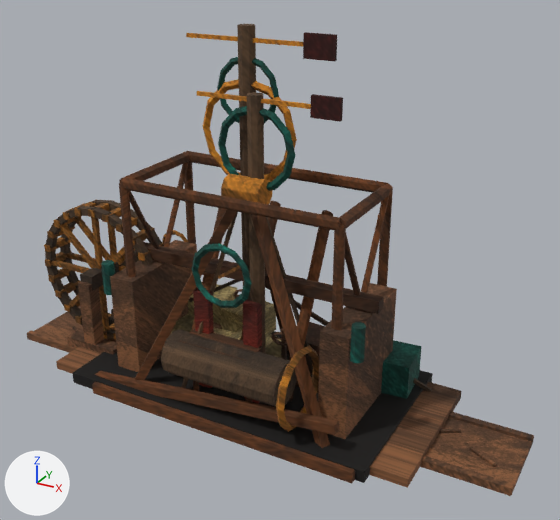
The Blender file pilots/map-rebuild-spike/landmarks/dome-basin/dome-basin-landmarks.blend, before and after one commit.
Camera for both pictures: a camera (50 mm lens) standing at (7.21, -11.92, 8.97) and looking at (0.64, 0.03, 2.99). Arrows for +X, +Y and +Z are at lower left; the lights stay in place. The first picture is the older version.

Names of what the first picture shows: 'ark-yard-scaffold', 'canal-gate-works', 'dust-devil-warning-mast', 'ice-quarry-hoist', 'seed-row-weather-station'.
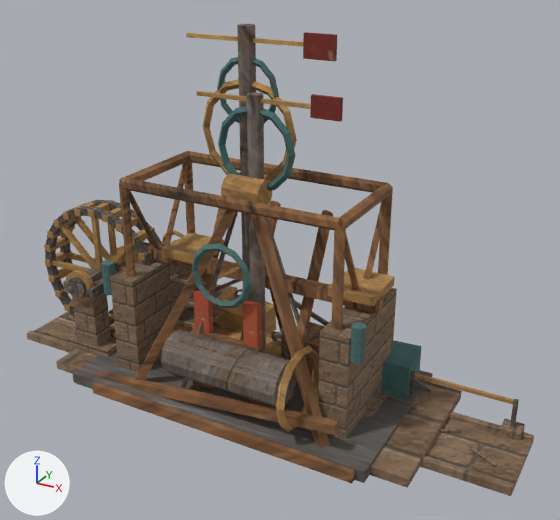
What the commit changed:
Picture 'dome-basin-landmarks-atlas.png' (img_dome_basin_landmarks_atlas_png) is new.
Material 'Dome-BasinLandmarkPackMaterial' (mat_dome_basinlandmarkpackmaterial) changes its picture from img_dome_basinlandmarkatlas to img_dome_basin_landmarks_atlas_png.
me_canal_gate_works_mesh is used by ob_canal_gate_works; location (0.0, 0.0, 0.0).
me_canal_gate_works_mesh had 1288 vertices, 878 faces and spanned x -5.6..5.6, y -1.55..1.55, z 0.0..3.61.
me_canal_gate_works_mesh now has 1736 vertices, 1186 faces and spans x -5.6..5.6, y -1.55..1.55, z 0.0..3.61.
me_canal_gate_works_mesh part 1: a new loose piece, a box spanning x -4.31..-3.09, y -0.93..-0.36, z 0.11..0.41, in mat_dome_basinlandmarkpackmaterial (picture img_dome_basin_landmarks_atlas_png).
me_canal_gate_works_mesh part 2: a new loose piece, a box spanning x -3.99..-3.41, y -0.88..-0.42, z 0.33..1.75, in mat_dome_basinlandmarkpackmaterial (picture img_dome_basin_landmarks_atlas_png).
me_canal_gate_works_mesh part 3: a new loose piece, a box spanning x -4.1..-3.31, y -0.97..-0.32, z 1.65..1.87, in mat_dome_basinlandmarkpackmaterial (picture img_dome_basin_landmarks_atlas_png).
me_canal_gate_works_mesh part 4: a new loose piece, a 16-sided cylinder along y spanning x -4.05..-3.35, y -0.95..-0.83, z 1.48..2.18, in mat_dome_basinlandmarkpackmaterial (picture img_dome_basin_landmarks_atlas_png).
me_canal_gate_works_mesh part 5: a new loose piece, a 12-sided cylinder along y spanning x -3.93..-3.47, y -1.03..-0.95, z 1.6..2.06, in mat_dome_basinlandmarkpackmaterial (picture img_dome_basin_landmarks_atlas_png).
me_canal_gate_works_mesh part 6: a new loose piece, a 16-sided cylinder along y spanning x -4.05..-3.35, y 0.55..0.67, z 1.48..2.18, in mat_dome_basinlandmarkpackmaterial (picture img_dome_basin_landmarks_atlas_png).
me_canal_gate_works_mesh part 7: a new loose piece, a box spanning x -1.88..-1.12, y -0.16..0.66, z 1.102..1.158, in mat_dome_basinlandmarkpackmaterial (picture img_dome_basin_landmarks_atlas_png).
me_canal_gate_works_mesh part 8: a new loose piece, a box spanning x -1.88..-1.12, y -0.16..0.66, z 1.592..1.648, in mat_dome_basinlandmarkpackmaterial (picture img_dome_basin_landmarks_atlas_png).
me_canal_gate_works_mesh part 9: a new loose piece, a box spanning x -1.88..-1.12, y -0.16..0.66, z 2.082..2.137, in mat_dome_basinlandmarkpackmaterial (picture img_dome_basin_landmarks_atlas_png).
me_canal_gate_works_mesh part 10: a new loose piece, a box spanning x -1.95..-1.05, y -0.26..0.76, z 2.63..2.81, in mat_dome_basinlandmarkpackmaterial (picture img_dome_basin_landmarks_atlas_png).
me_canal_gate_works_mesh part 11: a new loose piece, a box spanning x 1.72..2.78, y -0.32..0.82, z 0.1..0.32, in mat_dome_basinlandmarkpackmaterial (picture img_dome_basin_landmarks_atlas_png).
me_canal_gate_works_mesh part 12: a new loose piece, a box spanning x 1.85..2.65, y -0.18..0.68, z 0.39..0.55, in mat_dome_basinlandmarkpackmaterial (picture img_dome_basin_landmarks_atlas_png).
me_canal_gate_works_mesh part 13: a new loose piece, a box spanning x 1.8..2.7, y -0.26..0.76, z 2.63..2.81, in mat_dome_basinlandmarkpackmaterial (picture img_dome_basin_landmarks_atlas_png).
me_canal_gate_works_mesh part 14: 40 vertices added at x 3.01..5.39, y 0.61..0.95, z 0.1..0.85.
me_canal_gate_works_mesh part 15: 865 kept faces spanning x -5.6..5.6, y -1.55..1.55, z 0.0..3.61 get new texture (UV) coordinates.
Other edits to the shape of me_canal_gate_works_mesh do not show in these pictures.

Changed parts and their boxes (x1, y1, x2, y2) in the pictures (560 x 520 px):
'canal-gate-works', surface changed, reshaped (lighter)
    both: (27, 199, 534, 496)
'ark-yard-scaffold', surface changed (lighter)
    both: (73, 151, 433, 483)
'ice-quarry-hoist', surface changed (lighter)
    both: (92, 174, 355, 483)
'dust-devil-warning-mast', surface changed
    both: (181, 24, 337, 389)
'seed-row-weather-station', surface changed
    both: (197, 91, 343, 373)
part 1 of me_canal_gate_works_mesh, added (brown)
    after: (65, 332, 117, 357)
part 2 of me_canal_gate_works_mesh, added (brown)
    after: (72, 293, 111, 347)
part 3 of me_canal_gate_works_mesh, added
    after: (63, 271, 104, 299)
part 4 of me_canal_gate_works_mesh, added
    after: (66, 270, 94, 302)
part 5 of me_canal_gate_works_mesh, added
    after: (68, 277, 86, 298)
part 6 of me_canal_gate_works_mesh, added (mostly hidden)
    after: (117, 246, 139, 262)
part 7 of me_canal_gate_works_mesh, added
    after: (176, 306, 223, 327)
part 8 of me_canal_gate_works_mesh, added
    after: (171, 287, 222, 307)
part 9 of me_canal_gate_works_mesh, added
    after: (170, 268, 208, 287)
part 10 of me_canal_gate_works_mesh, added (brown)
    after: (162, 233, 225, 264)
part 11 of me_canal_gate_works_mesh, added (mostly hidden)
    after: (363, 392, 388, 419)
part 12 of me_canal_gate_works_mesh, added
    after: (366, 382, 383, 408)
part 13 of me_canal_gate_works_mesh, added (brown)
    after: (328, 268, 395, 306)
part 14 of me_canal_gate_works_mesh, added (brown)
    after: (409, 371, 525, 441)
part 15 of me_canal_gate_works_mesh, surface changed (lighter)
    both: (27, 199, 534, 496)
